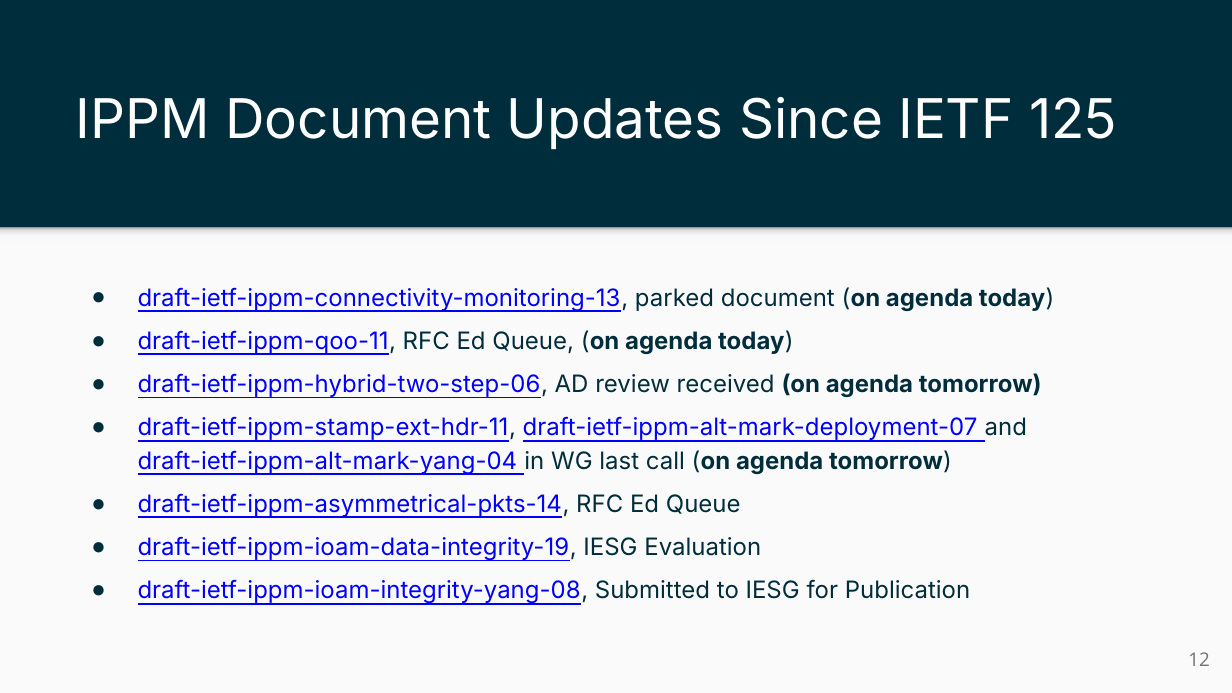
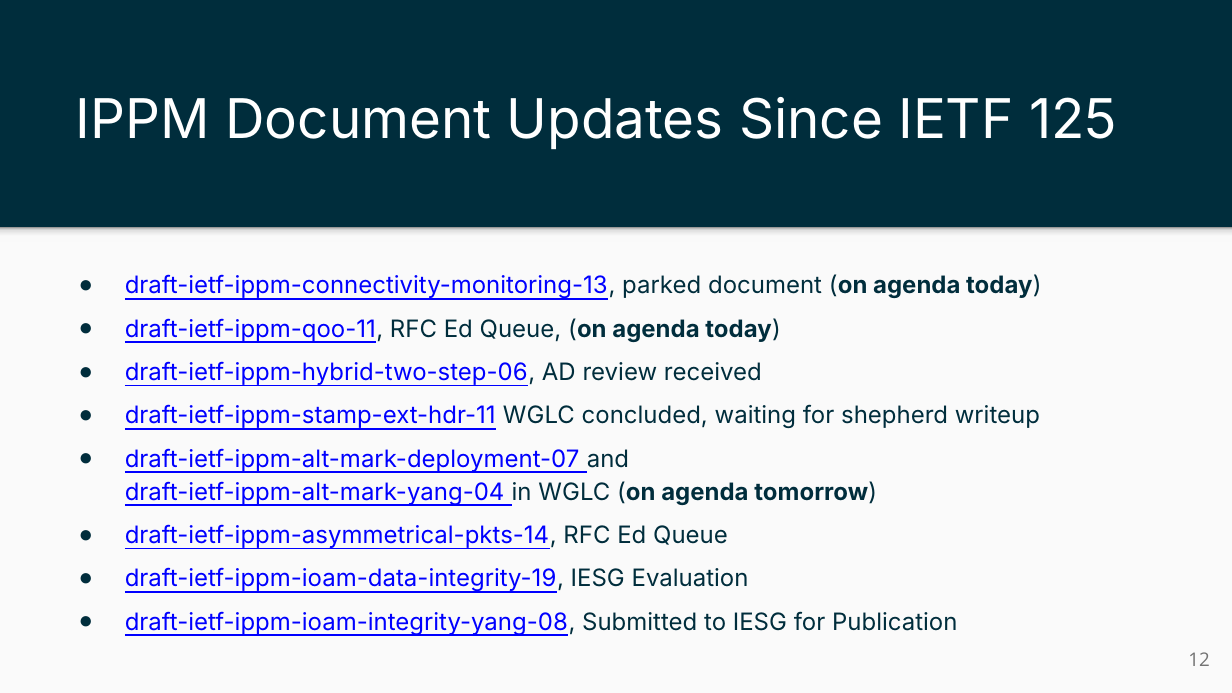
Before and after one commit to ietf-ippm/meeting-materials, a slide deck: slide 12 of ietf126-Vienna/slides/chair-slides-bmwg-ippm1.pptx. Drawn at 1232x693 pixels with LibreOffice and Linux fonts; fonts in the diff are those of the drawing. Boxes give left, top, right and bottom in pixels: in the first picture for what was removed or moved away, otherwise in the second. Text is boxed around its words. In the diff, an @@ line names an element or a change of style, - is before the commit and + after.

Commit message:
update chair slides - document status

```diff
--- a/ietf126-Vienna/slides/chair-slides-bmwg-ippm1.pptx
+++ b/ietf126-Vienna/slides/chair-slides-bmwg-ippm1.pptx
@@ text "draft-ietf-ippm-connectivity-monitoring-13, parked document  ...": place and size @@
-text "draft-ietf-ippm-connectivity-monitoring-13, parked document  ..." at <box>138,287,1054,605</box>
+text "draft-ietf-ippm-connectivity-monitoring-13, parked document  ..." at <box>125,274,1041,636</box>
@@ text at <box>125,361,1040,506</box>: text changed @@
-● draft-ietf-ippm-hybrid-two-step-06, AD review received (on agenda tomorrow)
-● draft-ietf-ippm-stamp-ext-hdr-11, draft-ietf-ippm-alt-mark-deployment-07 and
-  draft-ietf-ippm-alt-mark-yang-04 in WG last call (on agenda tomorrow)
+● draft-ietf-ippm-hybrid-two-step-06, AD review received
+● draft-ietf-ippm-stamp-ext-hdr-11 WGLC concluded, waiting for shepherd writeup
+● draft-ietf-ippm-alt-mark-deployment-07 and
+  draft-ietf-ippm-alt-mark-yang-04 in WGLC (on agenda tomorrow)
```
Also in this commit, not shown: 1 other file.
